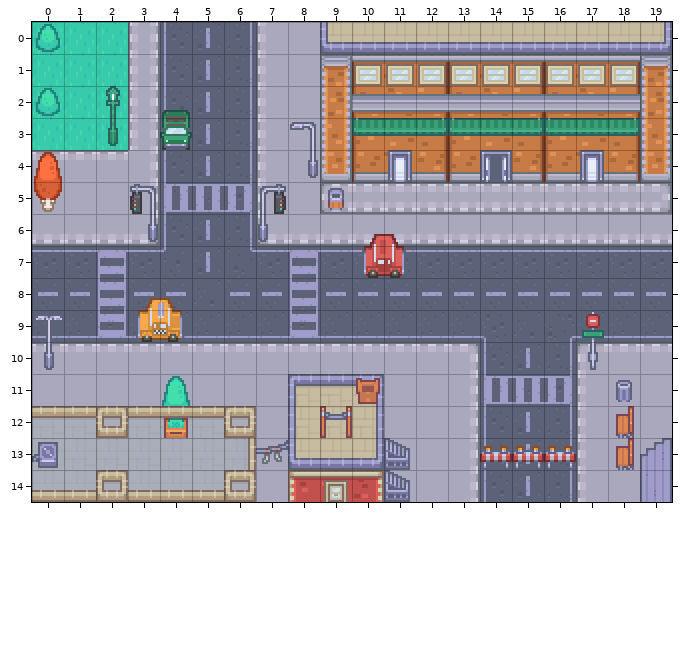
Tiled map (JSON): assets/maps/Korea.tmj. The first picture shows the starting point.
Cells are 32x32 px. Shown: x 0..19, y 0..14.
Now the later version:
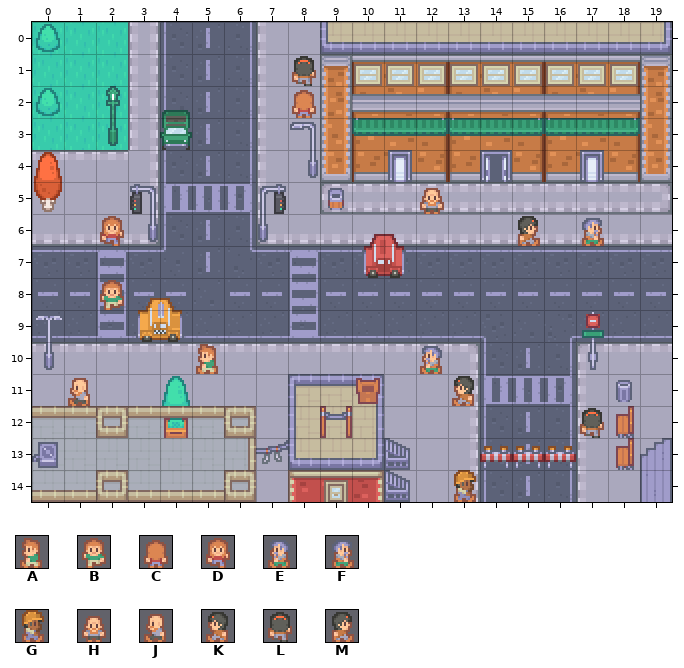
Key: from "urban_32": A 77, B 78, C 106, D 132, E 239, F 242, G 323, H 348, J 374, K 455, L 457, M 458.
_ is an empty cell.
The edit:
Layer "Tile Layer 2":
y 1: x 8 _ -> L
y 2: x 8 _ -> C
y 5: x 12 _ -> H
y 6: x 2 _ -> D; x 15 _ -> M; x 17 _ -> F
y 8: x 2 _ -> B
y 10: x 5 _ -> A; x 12 _ -> E
y 11: x 1 _ -> J; x 13 _ -> K
y 12: x 17 _ -> L
y 14: x 13 _ -> G
